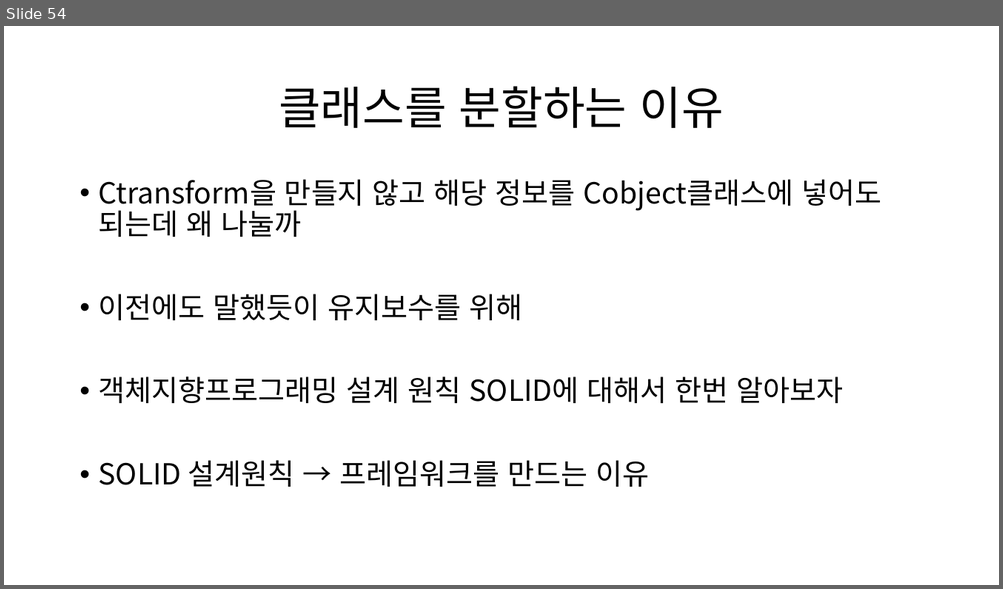
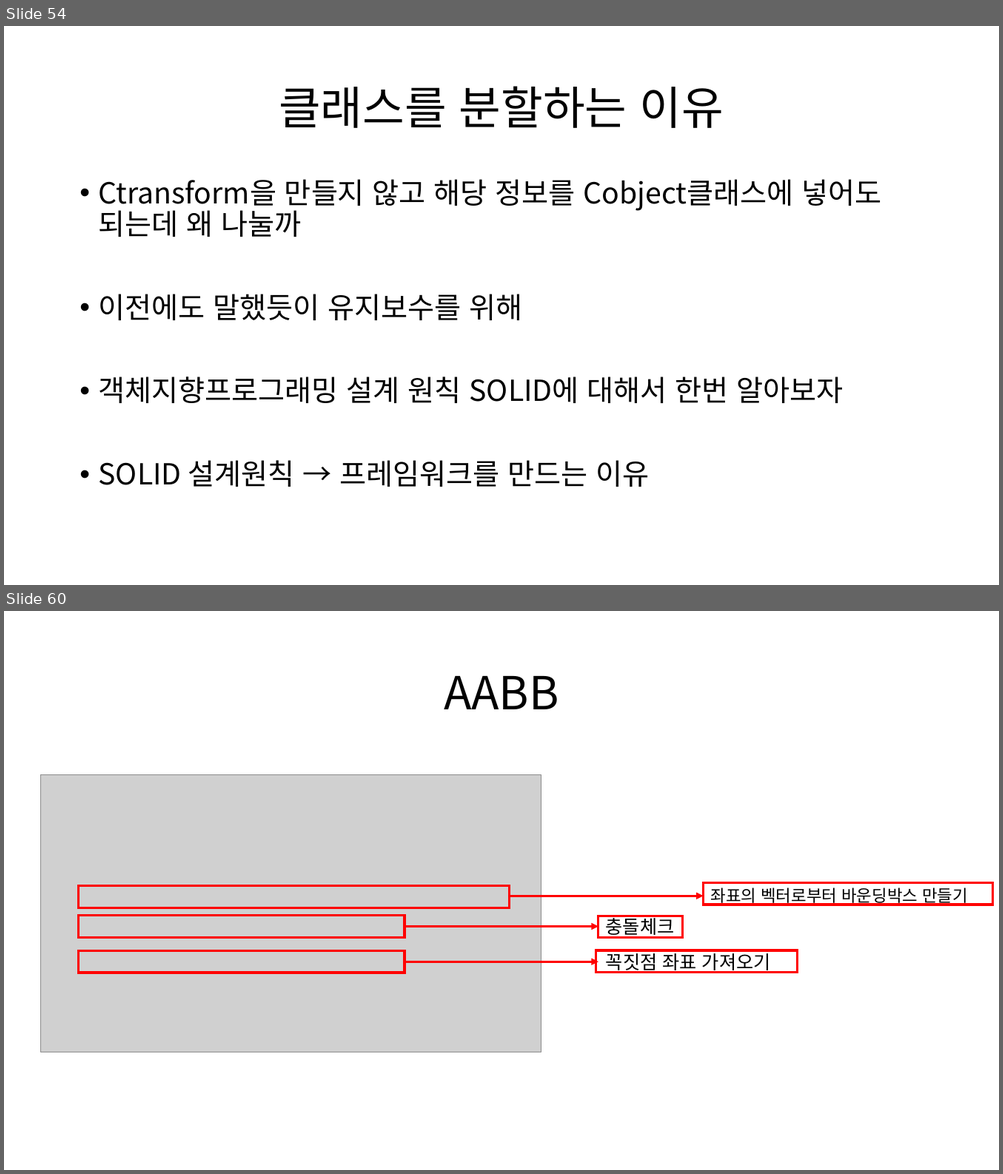
Before and after one commit to Kimseongtae9911/WarpOpenGL, a slide deck: 프레임워크.pptx. Shown one above the other, each under a label of ours: slide 54 before the commit, slides 54 and 60 after it; the slides between them are not shown. The pictures are 1003x589 and 1003x1174 pixels, drawn with LibreOffice and Linux fonts; fonts in the diff are those of the drawing; grey boxes stand for pictures. Boxes give left, top, right and bottom in pixels: in the first picture for what was removed or moved away, otherwise in the second. Text is boxed around its words. In the diff, an @@ line names an element or a change of style, - is before the commit and + after.

Commit message:
바운딩박스 띄우기 완료

```diff
--- a/프레임워크.pptx
+++ b/프레임워크.pptx
@@ slide 60 added at <box>4,611,999,1170</box>, background #FFFFFF @@
@@ title added at <box>444,676,558,709</box>, 44 pt, text #000000 @@
+AABB
@@ picture added at <box>40,775,541,1053</box> @@
@@ rectangle added at <box>79,886,509,908</box>, outline #FF0000 2.25 pt @@
@@ arrow added from (509, 896) to (703, 896), #FF0000 2.25 pt @@
@@ rectangle added at <box>703,883,993,905</box>, outline #FF0000 2.25 pt @@
@@ text added at <box>711,888,967,906</box>, 16 pt, text #000000 @@
+좌표의 벡터로부터 바운딩박스 만들기
@@ rectangle added at <box>79,915,404,937</box>, outline #FF0000 2.25 pt @@
@@ rectangle added at <box>599,916,683,938</box>, outline #FF0000 2.25 pt @@
@@ text added at <box>606,915,674,938</box>, 18 pt, text #000000 @@
+충돌체크
@@ arrow added from (404, 926) to (599, 926), #FF0000 2.25 pt @@
@@ rectangle added at <box>79,951,404,973</box>, outline #FF0000 2.25 pt @@
@@ arrow added from (404, 962) to (599, 962), #FF0000 2.25 pt @@
@@ rectangle added at <box>596,951,797,972</box>, outline #FF0000 2.25 pt @@
@@ text added at <box>606,950,771,974</box>, 18 pt, text #000000 @@
+꼭짓점 좌표 가져오기
```
Also in this commit, not shown: 17 other slides added, 19 other files.
